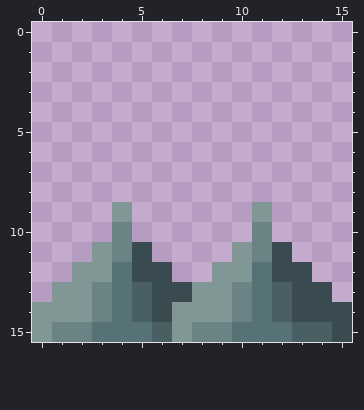
Two states of a pixel-art file, Assets/Game/Interactions/Spikes/Sprites/Spike.aseprite. The picture above was drawn from the file before the commit.
16x16 pixels, 1 frame.
And afterwards:
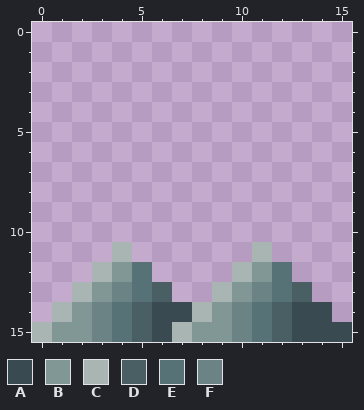
Palette (. is transparent): A #394a50  B #819796  C #a8b5b2  D #495f64  E #577277  F #6b8385
The edit:
Changed rows in their new state; - is an unchanged pixel.
first column x 0:
 9 ----.------.----
10 ----.------.----
11 ---.C.----.C.---
12 --.CBE.--.CBE.--
13 -.CBFED..CBFED.-
14 .C-----AC------.
15 CBBF-DACBBF-DAA-
Changed places in both pictures, as pixel boxes (x1, y1, x2, y2):
changed: (32, 202, 352, 342)
